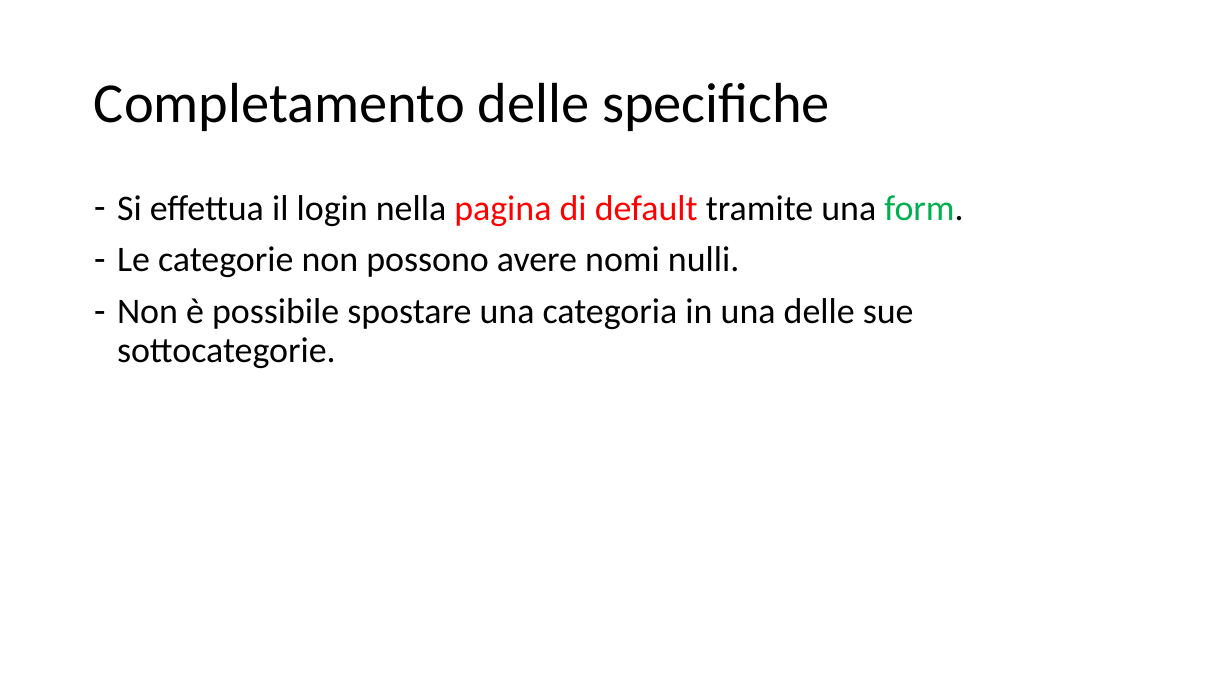
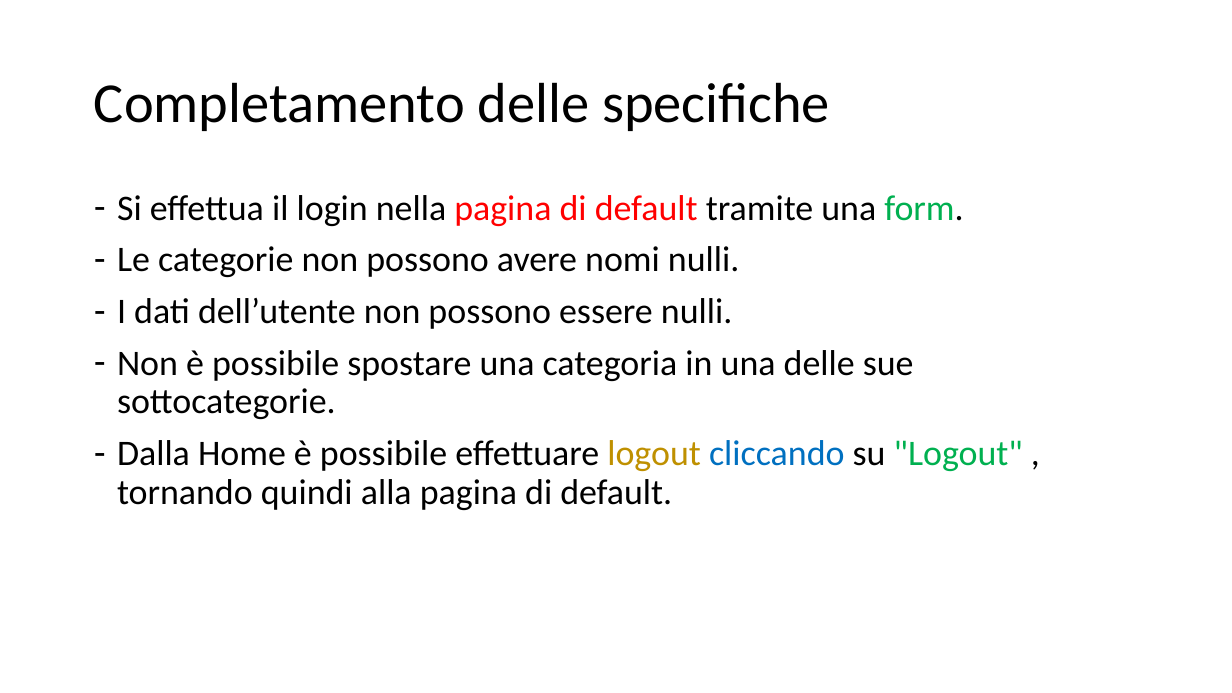
Before and after one commit to Trixyz28/TIW-ImgCatalog-RIA, a slide deck: slide 10 of Documents/ImgCatalogRIA.pptx (slide 9 before the commit). Drawn at 1232x693 pixels with LibreOffice and Linux fonts; fonts in the diff are those of the drawing. Boxes give left, top, right and bottom in pixels: in the first picture for what was removed or moved away, otherwise in the second. Text is boxed around its words. In the diff, an @@ line names an element or a change of style, - is before the commit and + after.

```diff
--- a/Documents/ImgCatalogRIA.pptx
+++ b/Documents/ImgCatalogRIA.pptx
@@ text at bbox=[117, 298, 732, 329]: paragraph added @@
+– I dati dell’utente non possono essere nulli.
@@ text at bbox=[117, 440, 1023, 510]: paragraph added @@
+– Dalla Home è possibile effettuare logout cliccando su "Logout" , tornando quindi alla pagina di default.
```
Also in this commit, not shown: 6 other slides changed, 10 slides added, 5 slides removed, 7 other files.
